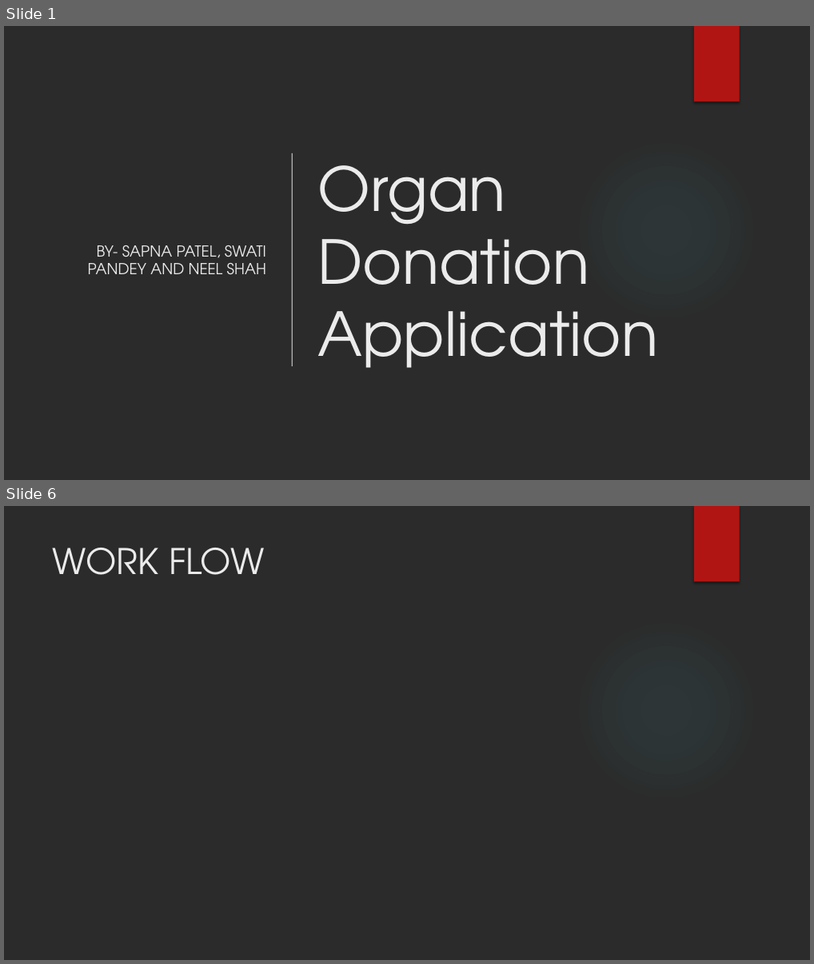
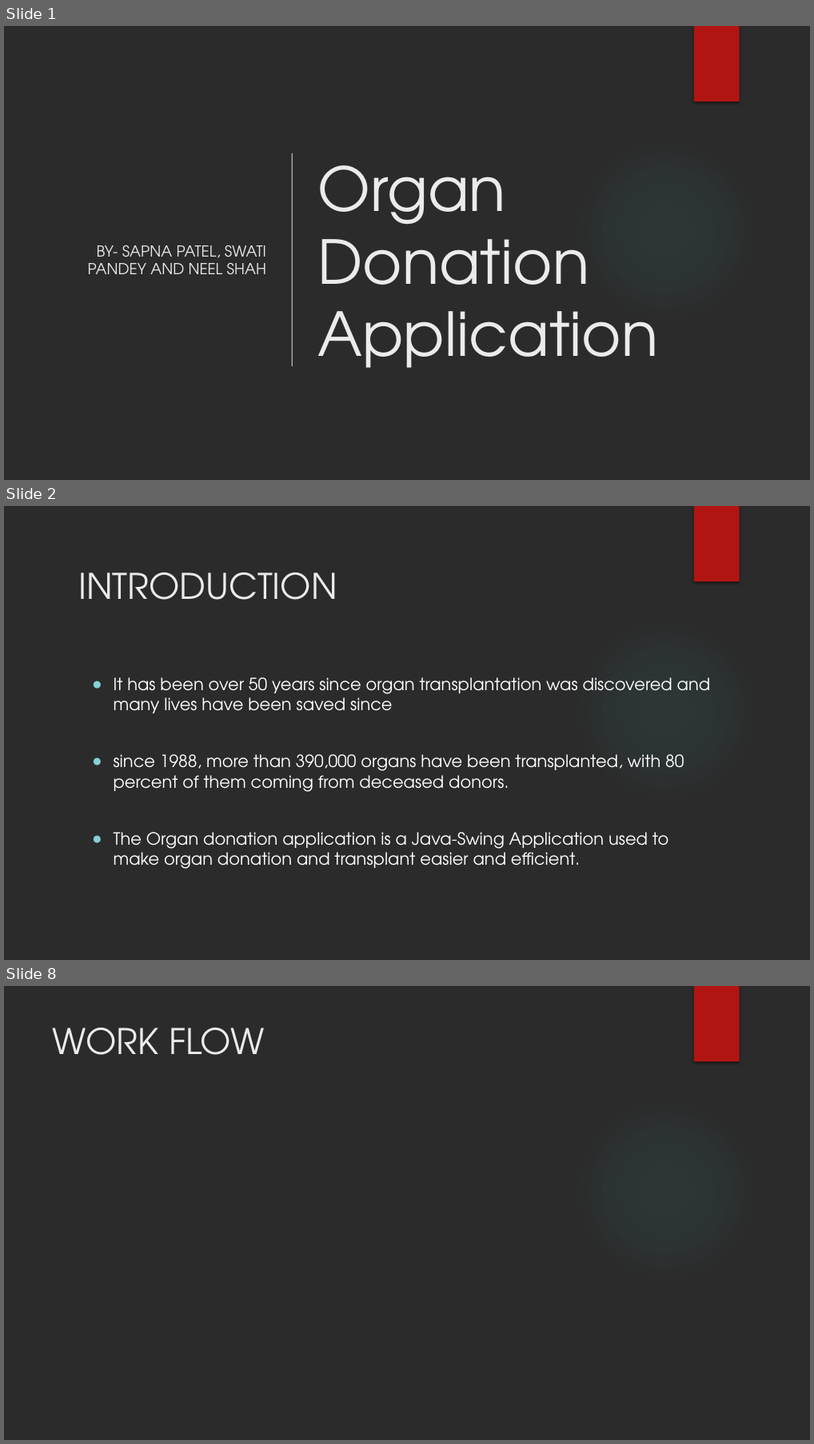
Before and after one commit to ShahNeel9/TeamProjects, a slide deck: AED FINAL PROJECT.pptx. Shown one above the other, each under a label of ours: slides 1 and 6 before the commit, slides 1, 2 and 8 after it; the slides between them are not shown. The pictures are 814x964 and 814x1444 pixels, drawn with LibreOffice and Linux fonts; fonts in the diff are those of the drawing; background and template pictures are left out; a plain dark background stands for a picture behind light text. Boxes give left, top, right and bottom in pixels: in the first picture for what was removed or moved away, otherwise in the second. Text is boxed around its words. In the diff, an @@ line names an element or a change of style, - is before the commit and + after.

```diff
--- a/AED FINAL PROJECT.pptx
+++ b/AED FINAL PROJECT.pptx
@@ slide 2 added at [4,506,810,960], background picture (left out); not listed: 2 template elements that a slide beside it also shows @@
@@ title added at [78,572,338,600], 42 pt, text #EBEBEB @@
+INTRODUCTION
@@ text added at [114,677,711,868], 20 pt, text #FFFFFF @@
+● It has been over 50 years since organ transplantation was discovered and many lives have been saved since
+● since 1988, more than 390,000 organs have been transplanted, with 80 percent of them coming from deceased donors.
+● The Organ donation application is a Java-Swing Application used to make organ donation and transplant easier and efficient.
@@ what was slide 6 is now slide 8 @@
```
Also in this commit, not shown: 3 slides changed, 4 other slides added, 2 slides removed.
